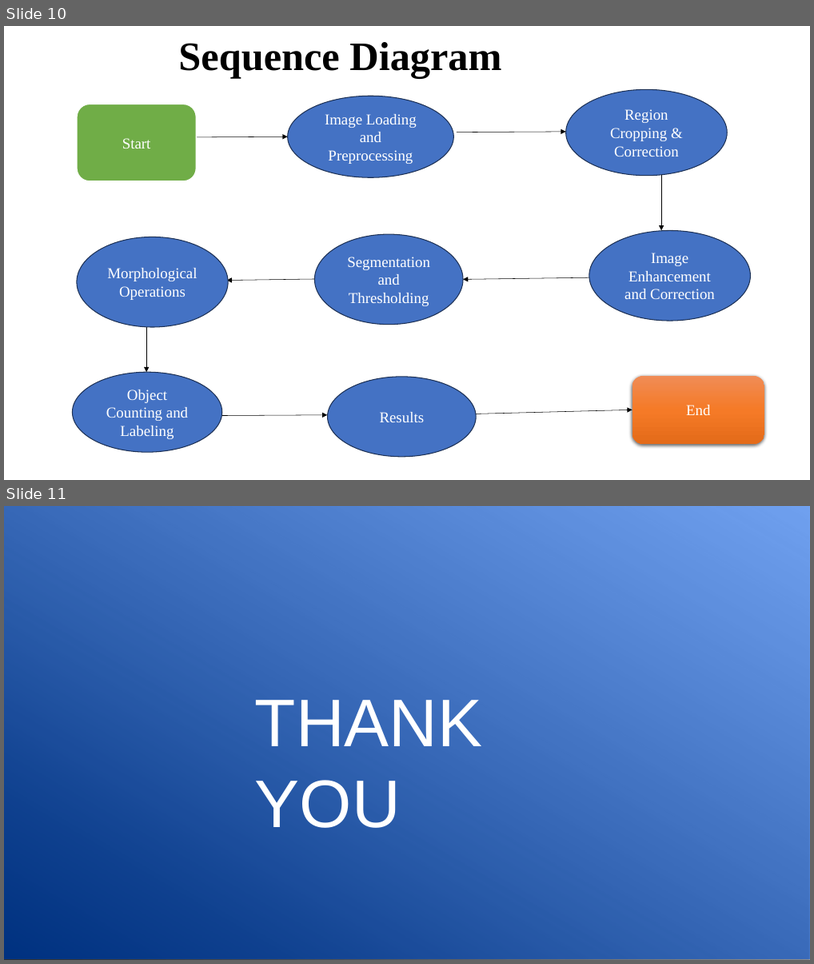
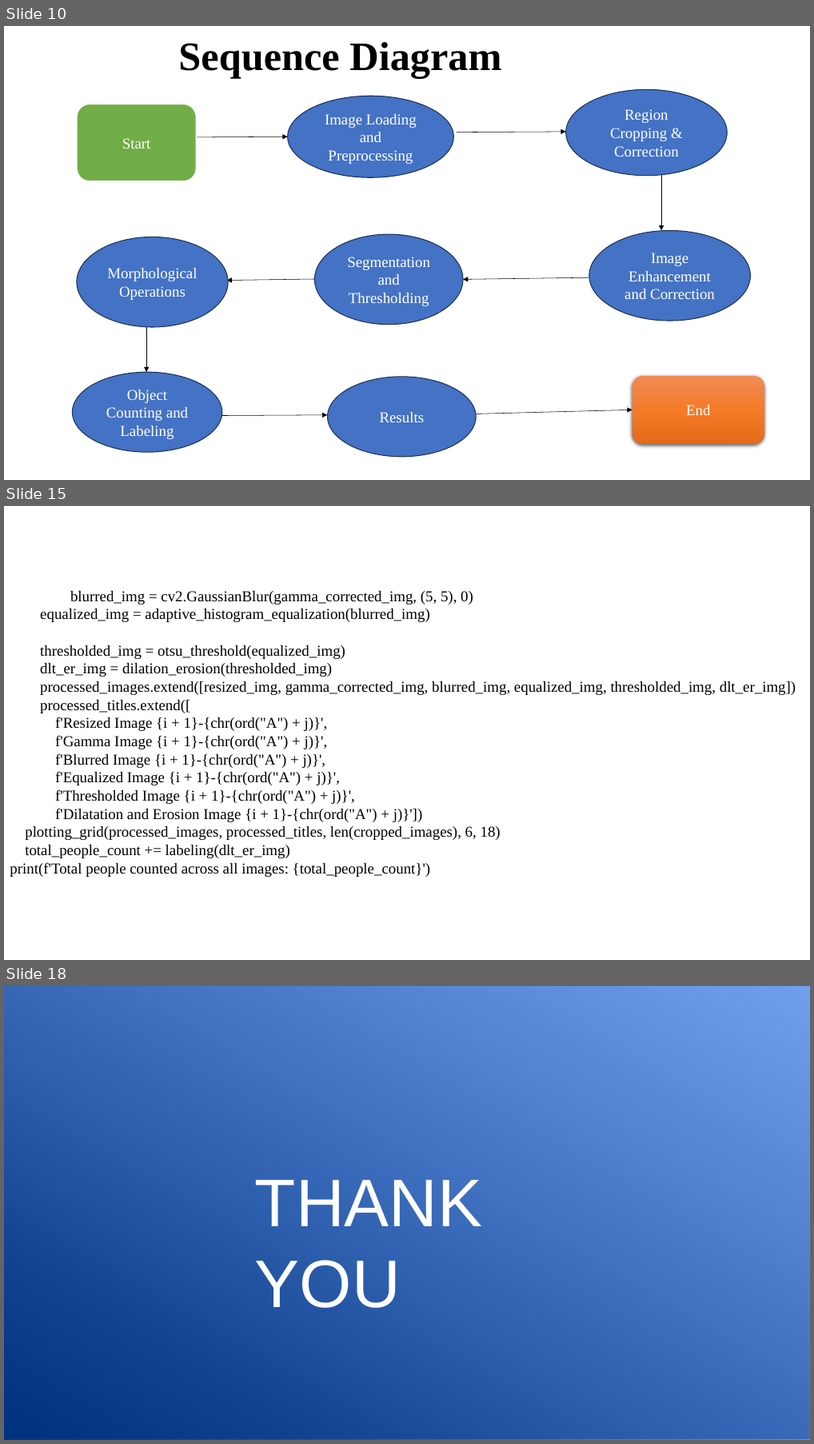
Before and after one commit to Chakrapani2122/Major-Project, a slide deck: Major Project.pptx. Shown one above the other, each under a label of ours: slides 10 and 11 before the commit, slides 10, 15 and 18 after it; the slides between them are not shown. The pictures are 814x964 and 814x1444 pixels, drawn with LibreOffice and Linux fonts; fonts in the diff are those of the drawing. Boxes give left, top, right and bottom in pixels: in the first picture for what was removed or moved away, otherwise in the second. Text is boxed around its words. In the diff, an @@ line names an element or a change of style, - is before the commit and + after.

```diff
--- a/Major Project.pptx
+++ b/Major Project.pptx
@@ slide 15 added at box(4, 506, 810, 960), background #FFFFFF @@
@@ text added at box(10, 591, 796, 876), 18 pt, text #000000 @@
+blurred_img = cv2.GaussianBlur(gamma_corrected_img, (5, 5), 0)
+equalized_img = adaptive_histogram_equalization(blurred_img)
+thresholded_img = otsu_threshold(equalized_img)
+dlt_er_img = dilation_erosion(thresholded_img)
+processed_images.extend([resized_img, gamma_corrected_img, blurred_img, equalized_img, thresholded_img, dlt_er_img])
+processed_titles.extend([
+f'Resized Image {i + 1}-{chr(ord("A") + j)}',
+f'Gamma Image {i + 1}-{chr(ord("A") + j)}',
+f'Blurred Image {i + 1}-{chr(ord("A") + j)}',
+f'Equalized Image {i + 1}-{chr(ord("A") + j)}',
+f'Thresholded Image {i + 1}-{chr(ord("A") + j)}',
+f'Dilatation and Erosion Image {i + 1}-{chr(ord("A") + j)}'])
+plotting_grid(processed_images, processed_titles, len(cropped_images), 6, 18)
+total_people_count += labeling(dlt_er_img)
+print(f'Total people counted across all images: {total_people_count}')
@@ what was slide 11 is now slide 18 @@
```
Also in this commit, not shown: 6 slides changed, 6 other slides added, 4 other files.
